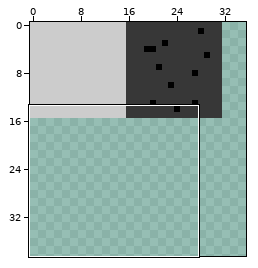
Two versions of one sprite sheet, assets/images/tileset.png. Above: a wide view before the commit, with the close-up outlined.
Close-up. First the earlier version:
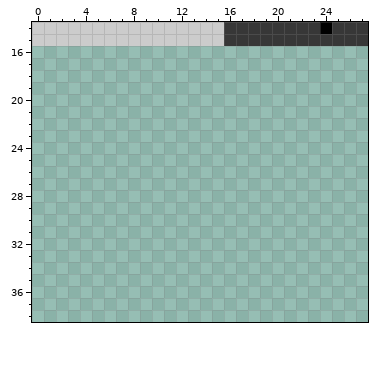
The file is 160x160 pixels. Shown: x 0..27, y 14..38. The wide view leaves out empty margins.
The same view after the edit:
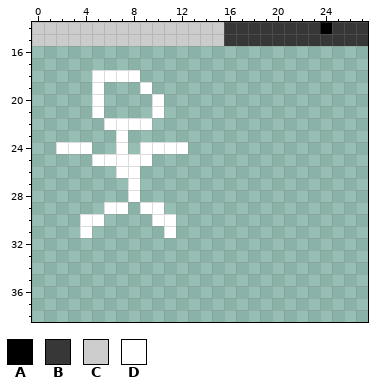
Palette (. is transparent): A #000000  B #373737  C #cccccc  D #ffffff
Edits made:
Changed rows in their new state; - is an unchanged pixel.
first column x 2:
18 ---DDDD----
19 ---D---D---
20 ---D----D--
21 ---D----D--
22 ----DDDD---
23 -----D-----
24 DDD--D-DDDD
25 ---DDDDD---
26 -----DD----
27 ------D----
28 ------D----
29 ----DD-DD--
30 --DD----DD-
31 --D------D-
